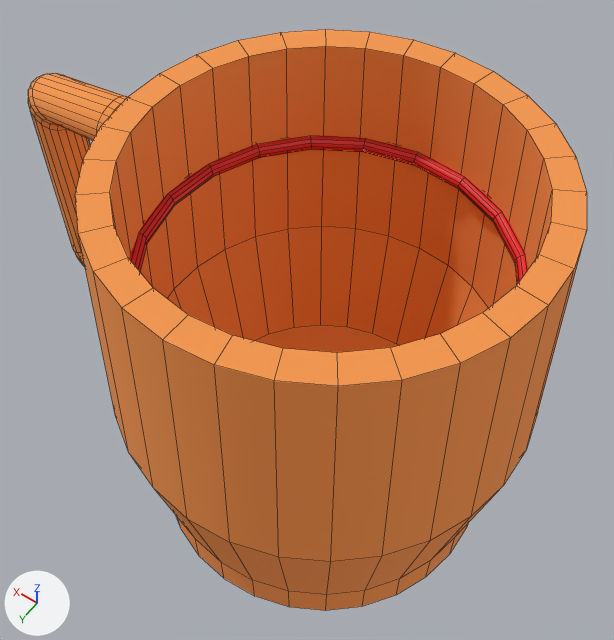
Renders of the FBX model Assets/Models/Mugs/mug_4.fbx from each side of a commit.
Camera for both pictures: a camera (50 mm lens) standing at (-145.0, 185.0, 392.0) and looking at (-12.0, -2.0, 97.0). Every picture has the same lights, and +X, +Y and +Z are marked at lower left. Mesh edges are drawn as thin lines. Where no turn or scale is listed for an object, it has been applied to the vertices.

Names of what the first picture shows: 'MUG_04'.
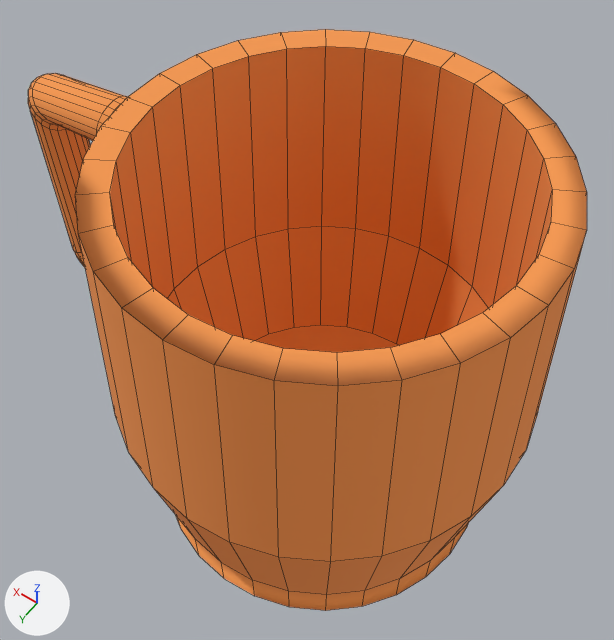
Diff of the bpy script that builds the scene:
```diff
--- a/Assets/Models/Mugs/mug_4.fbx.py
+++ b/Assets/Models/Mugs/mug_4.fbx.py
@@ me_cylinder_045 @@
 # used by ob_mug_04; location = (-26.7, 5.6, 3.7)
-me_cylinder_045.from_pydata(...)  # 750 vertices, 702 faces; spans x -91.0..152.0, y -92.0..92.0, z 0.0..192.0
+me_cylinder_045.from_pydata(...)  # 510 vertices, 462 faces; spans x -91.0..152.0, y -92.0..92.0, z 0.0..192.0
+# me_cylinder_045 part 1: the loose piece of 240 vertices spanning x -79.0..79.0, y -79.0..79.0, z 139.0..146.0 is deleted
+# me_cylinder_045 part 2
+# 90 faces are deleted
+# 90 new faces join them
 me_cylinder_045.materials.append(mat_mug4)
-me_cylinder_045.materials.append(mat_drink_line_002)  # red #e71f1f
```

Pixel boxes (x1, y1, x2, y2) of what changed, in the pictures (614 x 640 px; the box of a moved part takes in the faces that stretch with it):
part 1 of me_cylinder_045, deleted (red)
    before: (130, 136, 528, 284)
part 2 of me_cylinder_045, moved or reshaped
    both: (78, 234, 586, 611)
